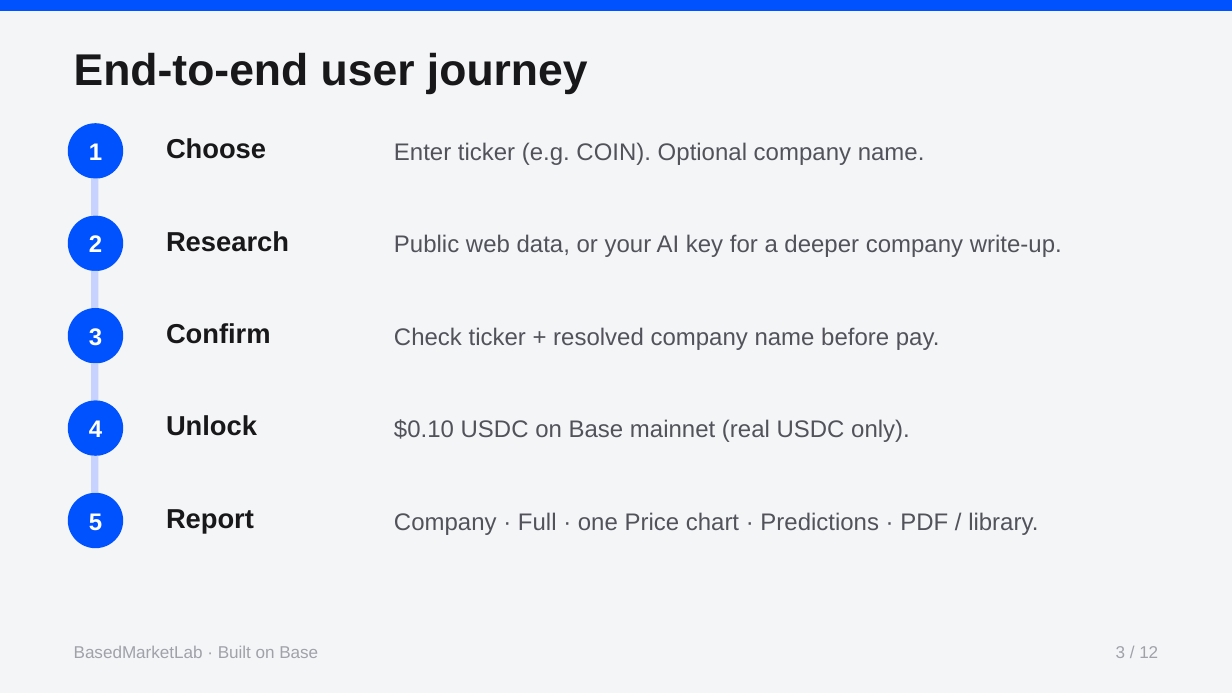
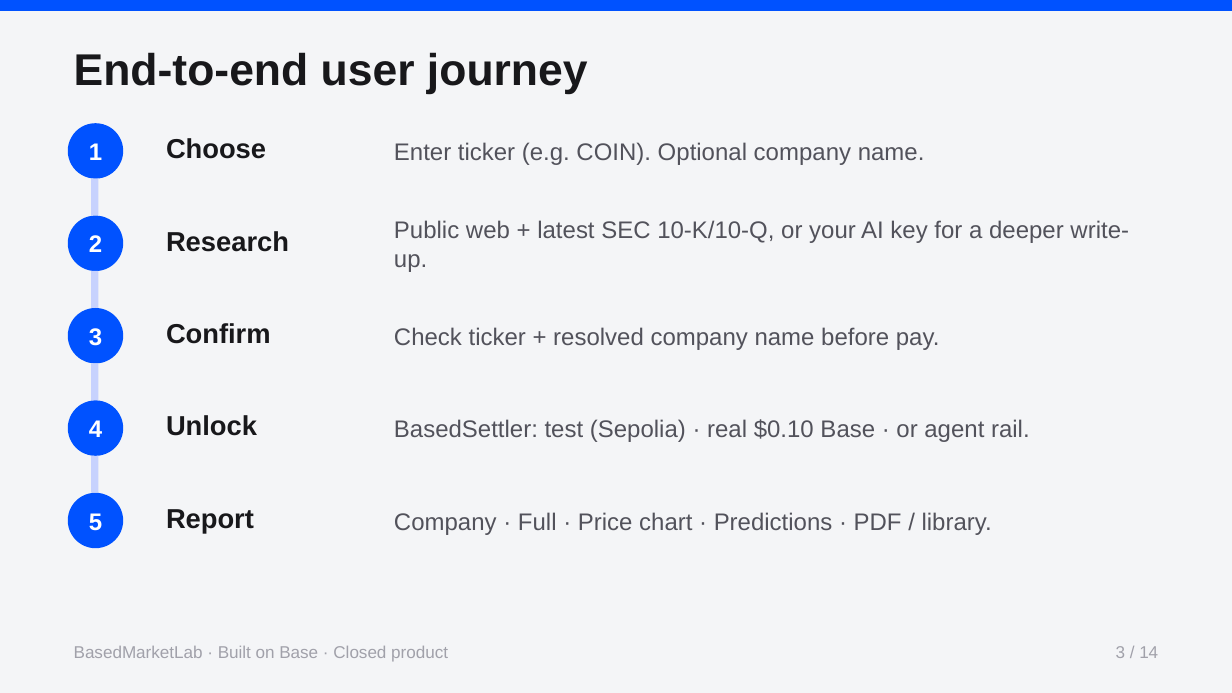
Before and after one commit to ikwo2x-ui/BasedCenter-site, a slide deck: slide 3 of presentations/BasedMarketLab-How-It-Works.pptx. Drawn at 1232x693 pixels with LibreOffice and Linux fonts; fonts in the diff are those of the drawing. Boxes give left, top, right and bottom in pixels: in the first picture for what was removed or moved away, otherwise in the second. Text is boxed around its words. In the diff, an @@ line names an element or a change of style, - is before the commit and + after.

Commit message:
Point live app to Vercel HTTPS; refresh BasedMarketLab deck ($0.10 USDC).
GitHub Pages is presentations + public front door only. Product source stays closed.

```diff
--- a/presentations/BasedMarketLab-How-It-Works.pptx
+++ b/presentations/BasedMarketLab-How-It-Works.pptx
@@ text at <box>394,220,1129,272</box>: text changed @@
-Public web data, or your AI key for a deeper company write-up.
+Public web + latest SEC 10-K/10-Q, or your AI key for a deeper write-up.
@@ text at <box>394,419,1030,442</box>: text changed @@
-$0.10 USDC on Base mainnet (real USDC only).
+BasedSettler: test (Sepolia) · real $0.10 Base · or agent rail.
@@ text at <box>394,512,992,535</box>: text changed @@
-Company · Full · one Price chart · Predictions · PDF / library.
+Company · Full · Price chart · Predictions · PDF / library.
@@ text at <box>74,646,448,661</box>: text changed @@
-BasedMarketLab · Built on Base
+BasedMarketLab · Built on Base · Closed product
@@ text at <box>1116,646,1158,658</box>: text changed @@
-3 / 12
+3 / 14
```
Also in this commit, not shown: 9 other slides changed, 4 slides added, 2 slides removed, 4 other files.
